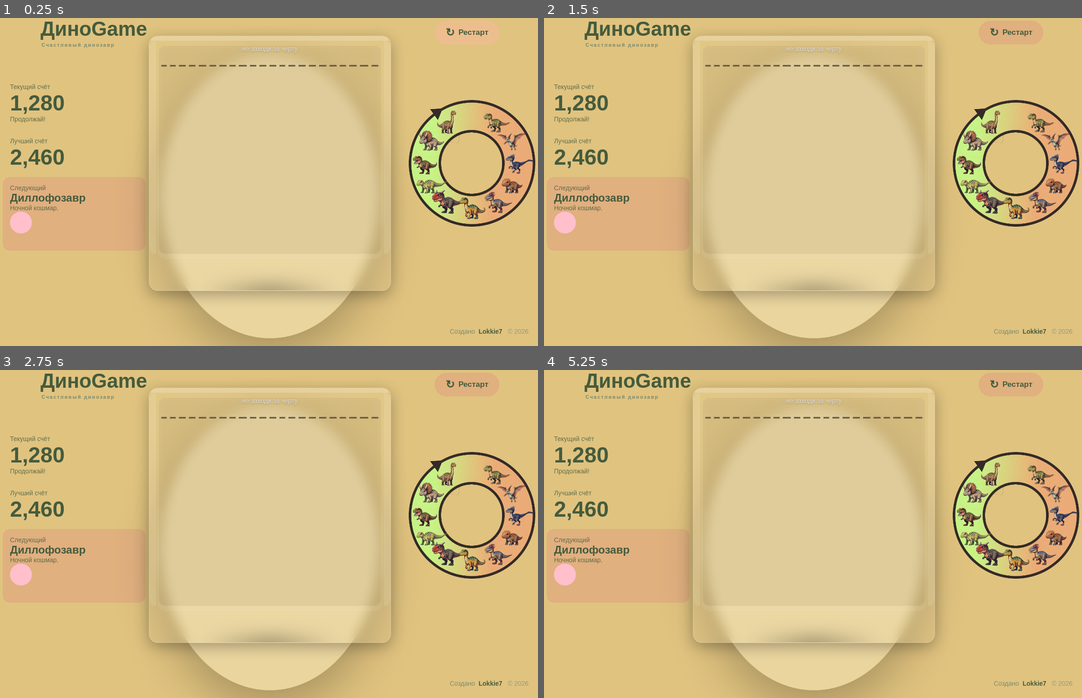
Above: before the commit, frames 1-4 (two rows, left to right).
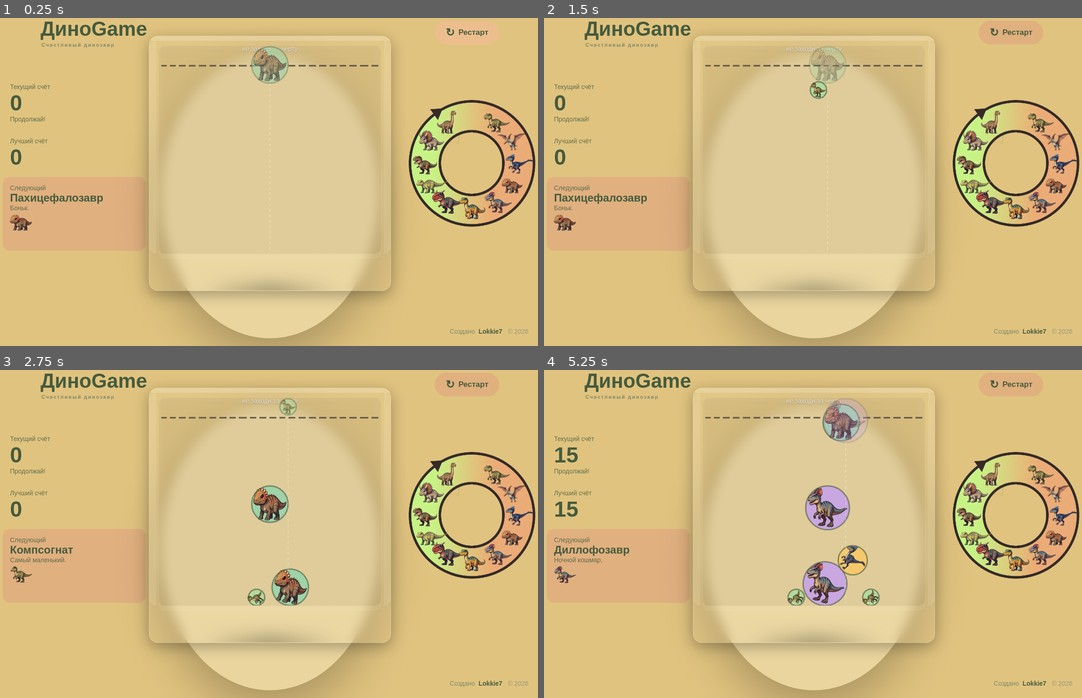
Above: after the commit, the same moments.

Repository: Lokkie7/Dino-suika-game
Game: browser game, page index.html
Two runs of this game, one before a commit and one after it. Both use one fixed random seed, a clock stepped at 60 frames per second and the inputs below.
Inputs (mouse positions are in pixels of both pictures, inside the frame that each line leads up to):
- Up to frame 1 (0.25 s): no input
- Up to frame 2 (1.5 s): click (1012, 31) at 0.27 s, where only the run after the commit has a clickable "↻ Рестарт"; hold Right from 1.03 s (still down); tap Space at 1.1 s
- Up to frame 3 (2.75 s): release Right at 1.53 s; hold Left 1.58-2.15 s; tap Space at 1.6, 2.1, 2.6 s; hold Right from 2.2 s (still down)
- Up to frame 4 (5.25 s): release Right at 2.87 s; hold Left 2.92-3.35 s; tap Space every 0.5 s from 3.1 to 5.1 s; hold Right 3.4-3.9 s; hold Left 3.95-4.52 s; hold Right 4.57-5.23 s

The runs differ from the first frame. In frame 1, 1.6% of the frame differs, in the area x 1-54%, y 8-72%; in frame 2, 1.5%; in frame 3, 2.5%; in frame 4, 4.0%, in the area x 1-63%, y 8-72%.

Commit message:
-

Diff:
--- a/js/script.js
+++ b/js/script.js
@@ -110,7 +110,7 @@
   // ================= DOM =================
   const el = {
     area: document.querySelector('.game-canvas-area'),
-    limitImg: document.querySelector('.fruit-limit-dotted'),
+    limitImg: document.querySelector('.dino-limit-dotted'),
     curScore: document.querySelector('.text-wrapper-7'),
     bestScore: document.querySelector('.text-wrapper-10'),
     status: document.querySelector('.text-wrapper-8'),
